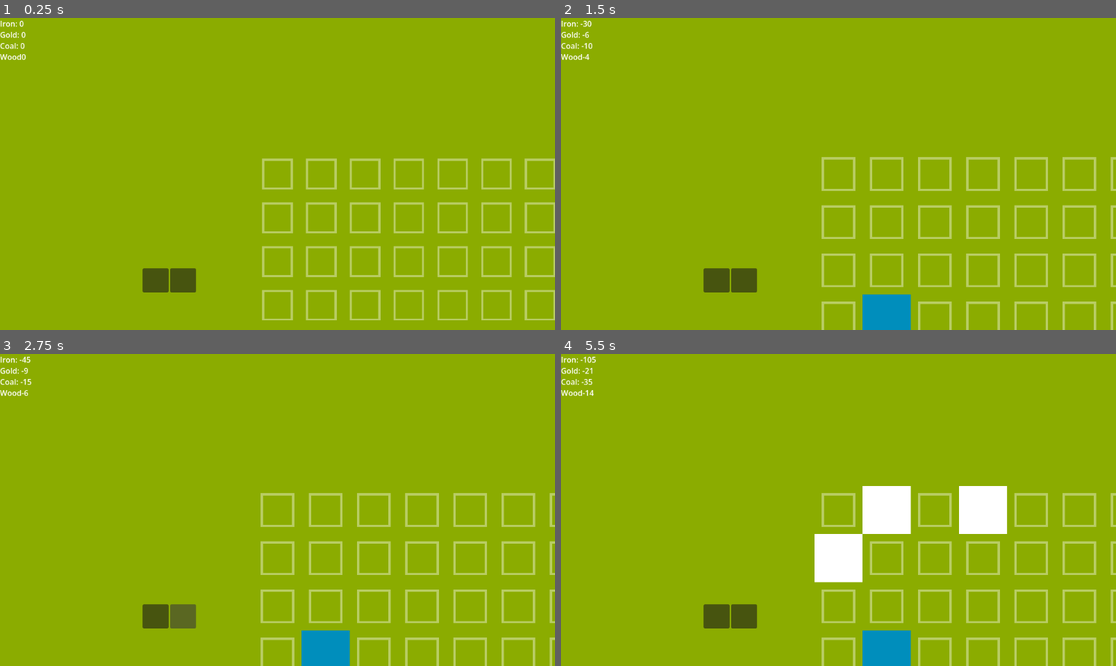
Above: before the commit, frames 1-4 (two rows, left to right).
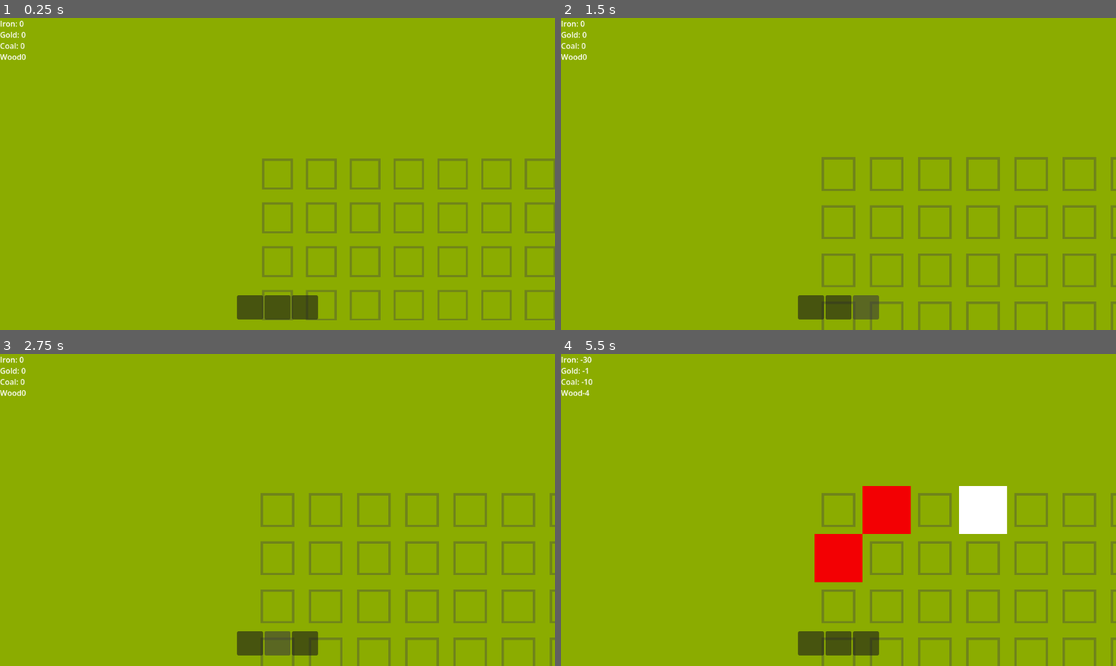
Above: after the commit, the same moments.

Repository: howarja/TowerDefenseGDD335
Game: Godot game, scene res://Scenes/main_scene.tscn
Same seed, same stepped clock (60 frames per second), same inputs: the game is played once before the commit and once after it.
Inputs (mouse positions are in pixels of both pictures, inside the frame that each line leads up to; where the layout moved, square brackets give the same spot in the first picture):
- Up to frame 1 (0.25 s): no input
- Up to frame 2 (1.5 s): click (810, 308) [716, 280] at 0.5 s; click (866, 308) at 1.27 s
- Up to frame 3 (2.75 s): click (277, 644) [183, 616] at 2 s
- Up to frame 4 (5.5 s): tap Enter at 2.75, 4.25 s; move the mouse to (960, 494) at 2.77 s; press the mouse at (960, 494) at 2.78 s; hold Right 2.78-3.53 s; tap Space at 3.5, 5 s; move the mouse to (727, 525) at 3.52 s; release the mouse at (727, 525) at 3.53 s; hold Down 3.53-4.28 s; click (727, 525) at 3.6 s; move the mouse to (894, 441) at 4.27 s; press the mouse at (894, 441) at 4.28 s; hold Right 4.28-5.03 s; tap Alt at 4.35 s; move the mouse to (810, 572) at 5.02 s; release the mouse at (810, 572) at 5.03 s; hold Up from 5.03 s (still down); tap Shift at 5.1 s; click (810, 572) at 5.3 s

The runs differ from the first frame. In frame 1, 6.0% of the frame differs, in the area x 25-100%, y 44-97%; in frame 2, 6.7%; in frame 3, 6.7%; in frame 4, 8.8%, in the area x 4-100%, y 0-100%.

Commit message:
Added ore deposits

Diff:
--- /dev/null
+++ b/tower-defense-game-gdd-335/BuildingDatas/GoldGatherer.tres
@@ -0,0 +1,20 @@
+[gd_resource type="Resource" script_class="BuildingData" format=3 uid="uid://dg7vr4jjynabd"]
+
+[ext_resource type="PackedScene" uid="uid://b1vyfuesb36fr" path="res://Scenes/Towers/GoldGathererBuilding.tscn" id="1_vjcqm"]
+[ext_resource type="Script" uid="uid://dpdumby43vmb1" path="res://Scripts/Resources.gd" id="2_jdueu"]
+[ext_resource type="Script" uid="uid://d08b2jyucj67r" path="res://Scripts/buildingData.gd" id="3_0whq0"]
+
+[sub_resource type="Resource" id="Resource_k8inc"]
+script = ExtResource("2_jdueu")
+iron = -15
+gold = -3
+coal = -5
+wood = -2
+metadata/_custom_type_script = "uid://dpdumby43vmb1"
+
+[resource]
+script = ExtResource("3_0whq0")
+buildingScene = ExtResource("1_vjcqm")
+cost = SubResource("Resource_k8inc")
+requiredTileGroup = "OreDeposits"
+metadata/_custom_type_script = "uid://d08b2jyucj67r"
--- a/tower-defense-game-gdd-335/BuildingDatas/ShootingTower.tres
+++ b/tower-defense-game-gdd-335/BuildingDatas/ShootingTower.tres
@@ -14,10 +14,6 @@
 
 [resource]
 script = ExtResource("2_861hw")
-ironCost = 30
-goldCost = 5
-coalCost = 1
-woodCost = 2
 buildingScene = ExtResource("1_8riab")
 cost = SubResource("Resource_k8inc")
 metadata/_custom_type_script = "uid://d08b2jyucj67r"
--- /dev/null
+++ b/tower-defense-game-gdd-335/Scenes/Towers/GoldGathererBuilding.tscn
@@ -0,0 +1,18 @@
+[gd_scene format=3 uid="uid://b1vyfuesb36fr"]
+
+[ext_resource type="PackedScene" uid="uid://cy8l8ds31b7kp" path="res://Scenes/Towers/emptyBuilding.tscn" id="1_w7a6f"]
+[ext_resource type="Script" uid="uid://d57tkxgy2rdm" path="res://Scripts/ResourceGatherer.gd" id="2_kkhuv"]
+[ext_resource type="Script" uid="uid://dpdumby43vmb1" path="res://Scripts/Resources.gd" id="3_2uwiy"]
+
+[sub_resource type="Resource" id="Resource_ky7yv"]
+script = ExtResource("3_2uwiy")
+gold = 5
+metadata/_custom_type_script = "uid://dpdumby43vmb1"
+
+[node name="EmptyTower" unique_id=1694176448 instance=ExtResource("1_w7a6f")]
+script = ExtResource("2_kkhuv")
+resourceGain = SubResource("Resource_ky7yv")
+gainTime = 1.0
+
+[node name="Sprite2D" parent="." index="0" unique_id=1097807904]
+modulate = Color(0.95357186, 0, 0.012985484, 1)
--- a/tower-defense-game-gdd-335/Scenes/Towers/centralBuilding.tscn
+++ b/tower-defense-game-gdd-335/Scenes/Towers/centralBuilding.tscn
@@ -7,6 +7,8 @@
 size = Vector2(100, 100)
 
 [node name="EmptyTower" type="StaticBody2D" unique_id=1694176448 groups=["Buildings"]]
+collision_layer = 2
+collision_mask = 7
 script = ExtResource("1_a66r1")
 
 [node name="Sprite2D" type="Sprite2D" parent="." unique_id=1097807904]
@@ -14,5 +16,4 @@
 texture = ExtResource("2_brufa")
 
 [node name="CollisionShape2D" type="CollisionShape2D" parent="." unique_id=2130231254]
-visible = false
 shape = SubResource("RectangleShape2D_imbhk")
--- /dev/null
+++ b/tower-defense-game-gdd-335/Scenes/Towers/oreDeposit.tscn
@@ -0,0 +1,10 @@
+[gd_scene format=3 uid="uid://ccfqngtp5tnq5"]
+
+[ext_resource type="Texture2D" uid="uid://1jv15rvtkqq8" path="res://Sprites/Tile.png" id="1_ovey8"]
+
+[node name="OreDeposit" type="Node2D" unique_id=995732225 groups=["OreDeposits"]]
+
+[node name="Sprite2D" type="Sprite2D" parent="." unique_id=1097807904]
+modulate = Color(0.27022192, 0.27022192, 0.2702219, 0.39607844)
+scale = Vector2(0.7, 0.7)
+texture = ExtResource("1_ovey8")
--- a/tower-defense-game-gdd-335/Scenes/building_selection_button.tscn
+++ b/tower-defense-game-gdd-335/Scenes/building_selection_button.tscn
@@ -7,3 +7,5 @@
 script = ExtResource("1_l21b4")
 
 [connection signal="button_down" from="." to="." method="_on_button_down"]
+[connection signal="mouse_entered" from="." to="." method="_on_mouse_entered"]
+[connection signal="mouse_exited" from="." to="." method="_on_mouse_exited"]
--- /dev/null
+++ b/tower-defense-game-gdd-335/Scenes/tower_selection_button.tscn
@@ -0,0 +1,18 @@
+[gd_scene format=3 uid="uid://dyit7888uofyu"]
+
+[ext_resource type="Script" uid="uid://4gll7okhjao" path="res://Scripts/BuildingButton.gd" id="1_xlie4"]
+
+[node name="BuildingSelectionButton" type="Button" unique_id=1536674815]
+anchors_preset = 7
+anchor_left = 0.5
+anchor_top = 1.0
+anchor_right = 0.5
+anchor_bottom = 1.0
+offset_left = -61.0
+offset_top = -40.0
+offset_right = 61.0
+grow_horizontal = 2
+grow_vertical = 0
+script = ExtResource("1_xlie4")
+
+[connection signal="pressed" from="." to="." method="_on_pressed"]
--- a/tower-defense-game-gdd-335/Scenes/ui.tscn
+++ b/tower-defense-game-gdd-335/Scenes/ui.tscn
@@ -3,6 +3,7 @@
 [ext_resource type="PackedScene" uid="uid://fsw8r2g34fq1" path="res://Scenes/building_selection_button.tscn" id="1_jxero"]
 [ext_resource type="Resource" uid="uid://iw8a16lqdq62" path="res://BuildingDatas/ShootingTower.tres" id="2_qdvrb"]
 [ext_resource type="Resource" uid="uid://ci78atagsl0wm" path="res://BuildingDatas/Wall.tres" id="3_nf4gj"]
+[ext_resource type="Resource" uid="uid://dg7vr4jjynabd" path="res://BuildingDatas/GoldGatherer.tres" id="4_2246s"]
 
 [node name="UI" type="CanvasLayer" unique_id=1517868707]
 
@@ -16,9 +17,10 @@
 
 [node name="BoxContainer" type="HBoxContainer" parent="." unique_id=1417583709]
 offset_left = 296.0
-offset_top = 520.0
+offset_top = 576.0
 offset_right = 855.0
-offset_bottom = 570.0
+offset_bottom = 626.0
+alignment = 1
 
 [node name="BuildingSelectionButton" parent="BoxContainer" unique_id=576300492 instance=ExtResource("1_jxero")]
 layout_mode = 2
@@ -27,3 +29,7 @@
 [node name="BuildingSelectionButton2" parent="BoxContainer" unique_id=1172946342 instance=ExtResource("1_jxero")]
 layout_mode = 2
 building = ExtResource("3_nf4gj")
+
+[node name="BuildingSelectionButton3" parent="BoxContainer" unique_id=1810515990 instance=ExtResource("1_jxero")]
+layout_mode = 2
+building = ExtResource("4_2246s")
--- /dev/null
+++ b/tower-defense-game-gdd-335/Scripts/BuildingButton.gd
@@ -0,0 +1,6 @@
+extends Button
+
+@export var selectedBuilding: BuildingData;
+
+func _on_pressed() -> void:
+	Globals.playerManager.setSelectedBuilding(selectedBuilding);
--- a/tower-defense-game-gdd-335/Scripts/Level.gd
+++ b/tower-defense-game-gdd-335/Scripts/Level.gd
@@ -3,9 +3,11 @@
 @export var gridX: int = 30;
 @export var gridY: int = 30;
 var tiles = [];
+var ground = []
 
 @export var tileSize = 97;
 @onready var tile = preload("res://Scenes/Towers/tile.tscn");
+@onready var oreDeposit = preload("res://Scenes/Towers/oreDeposit.tscn");
 @onready var centralBuilding = preload("res://Scenes/Towers/centralBuilding.tscn");
 @onready var enemyManger = $EnemyManager;
 
@@ -13,30 +15,53 @@
 	# spawn a grid of tiles
 	for x in range(gridX):
 		tiles.append([]);
+		ground.append([]);
 		for y in range(gridY):
-			spawnOnGrid(x, y, tile);
+			var toSpawn = tile;
+			if y<gridY/2:
+				toSpawn = oreDeposit;
+			spawnOnGrid(x, y, toSpawn);
 
 	# replace the middle tile with the central building
 	replaceTile(Vector2i(gridX/2, gridY/2), centralBuilding);
 	enemyManger.setCentralBuilding(tiles[gridX/2][gridY/2]);
 
+func getGroundGroup(pos: Vector2, groupName: String):
+	var gridPos: Vector2 = convertToGridSpace(pos);
+	var groundTile = ground[gridPos.x][gridPos.y];
+	if groundTile != null:
+		return groundTile.is_in_group(groupName);
+	else:
+		return false;
+
 func replaceTile(position: Vector2i, toSpawn):
 	# Replace the tile at given cooridnates with different given scene
 	if position.x<gridX && position.x >= 0:
 		if position.y < gridY && position.y >= 0:
-			if tiles[position.x][position.y] != null:
-				tiles[position.x][position.y].queue_free();
-			tiles[position.x][position.y] = spawnOnGrid(position.x, position.y, toSpawn);
+			if tiles[position.x][position.y] == null:
+				#tiles[position.x][position.y].queue_free();
+				tiles[position.x][position.y] = spawnOnGrid(position.x, position.y, toSpawn);
 
 func spawnOnGrid(x: int, y: int, toSpawn):
 	# Instantiate a scene at an X, Y positoins on the grid of the game
 	var newTile = toSpawn.instantiate();
 	add_child(newTile);
-	tiles[x].append(newTile);
+	tiles[x].append(null);
+	ground[x].append(newTile);
 
 	newTile.position = Vector2(x*tileSize, y*tileSize);
 	return newTile;
 
-func placeBuilding(building):
-	var mousePos = (get_global_mouse_position()+Vector2.ONE*tileSize/2)/tileSize;
-	replaceTile(mousePos, building);
+func placeBuilding(building: BuildingData):
+	var canPlace: bool = true;
+	if building.requiredTileGroup != "":
+		canPlace = false;
+		if getGroundGroup(get_global_mouse_position(), building.requiredTileGroup):
+			canPlace = true;
+	if canPlace:
+		var mousePos = convertToGridSpace(get_global_mouse_position());
+		replaceTile(mousePos, building.buildingScene);
+	return canPlace;
+
+func convertToGridSpace(pos: Vector2):
+	return (pos+Vector2.ONE*tileSize/2)/tileSize;
--- /dev/null
+++ b/tower-defense-game-gdd-335/Scripts/ResourceGatherer.gd
@@ -0,0 +1,11 @@
+extends "res://Scripts/building.gd"
+
+@export var resourceGain: Resources;
+@export var gainTime: float;
+var currentCooldown: float = 1;
+
+func _process(delta: float) -> void:
+	currentCooldown -= delta;
+	if currentCooldown <= 0:
+		Globals.playerManager.addResources(resourceGain);
+		currentCooldown = gainTime;
--- a/tower-defense-game-gdd-335/Scripts/Resources.gd
+++ b/tower-defense-game-gdd-335/Scripts/Resources.gd
@@ -7,7 +7,7 @@
 @export var wood: int = 0;
 
 func _costResources(cost: Resources):
-	iron -= cost.iron;
-	gold -= cost.gold;
-	coal -= cost.coal;
-	wood -= cost.wood;
+	iron += cost.iron;
+	gold += cost.gold;
+	coal += cost.coal;
+	wood += cost.wood;
--- a/tower-defense-game-gdd-335/Scripts/buildingData.gd
+++ b/tower-defense-game-gdd-335/Scripts/buildingData.gd
@@ -3,3 +3,4 @@
 
 @export var buildingScene: PackedScene;
 @export var cost: Resources;
+@export var requiredTileGroup: String;
--- a/tower-defense-game-gdd-335/Scripts/building_selection_button.gd
+++ b/tower-defense-game-gdd-335/Scripts/building_selection_button.gd
@@ -3,4 +3,13 @@
 @export var building: BuildingData;
 
 func _on_button_down() -> void:
+	# This button was clicked, change selected tower
 	Globals.playerManager.setSelectedBuilding(building);
+
+func _on_mouse_entered() -> void:
+	# don't let the player place if they are clicking on a button
+	Globals.playerManager.setInteractability(false);
+
+func _on_mouse_exited() -> void:
+	# let the player place because they aren't using a button anymore
+	Globals.playerManager.setInteractability(true);
--- a/tower-defense-game-gdd-335/Scripts/player_manager.gd
+++ b/tower-defense-game-gdd-335/Scripts/player_manager.gd
@@ -5,6 +5,7 @@
 @onready var level = $"..";
 @onready var ui = $"../UI";
 
+var interactable: bool = true;
 var selectedBuilding: BuildingData;
 
 func _ready() -> void:
@@ -13,10 +14,16 @@
 
 func _input(event: InputEvent) -> void:
 	# Spawn a building when the mouse is clicked
-	if event.is_action_pressed("Primary") && selectedBuilding != null:
-		level.placeBuilding(selectedBuilding.buildingScene);
-		resources._costResources(selectedBuilding.cost);
-		ui.updateResourceText(resources);
+	if event.is_action_pressed("Primary") && selectedBuilding != null && interactable:
+		if level.placeBuilding(selectedBuilding):
+			addResources(selectedBuilding.cost);
 
 func setSelectedBuilding(newSelection: BuildingData):
 	selectedBuilding = newSelection;
+
+func addResources(newResources: Resources):
+	resources._costResources(newResources);
+	ui.updateResourceText(resources);
+
+func setInteractability(newInteractable: bool):
+	interactable = newInteractable;
--- a/tower-defense-game-gdd-335/project.godot
+++ b/tower-defense-game-gdd-335/project.godot
@@ -30,6 +30,7 @@
 
 Buildings=""
 Enemies=""
+OreDeposits="For tiles that are ore deposits"
 
 [input]
 
Not shown, added: tower-defense-game-gdd-335/Scripts/BuildingButton.gd.uid
Not shown, added: tower-defense-game-gdd-335/Scripts/ResourceGatherer.gd.uid
